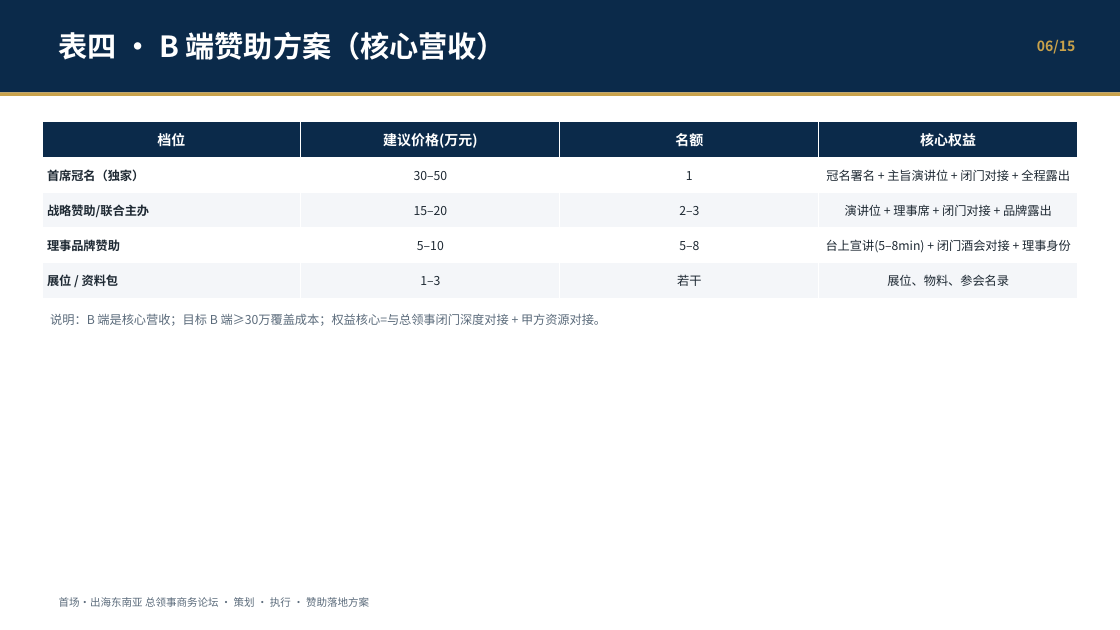
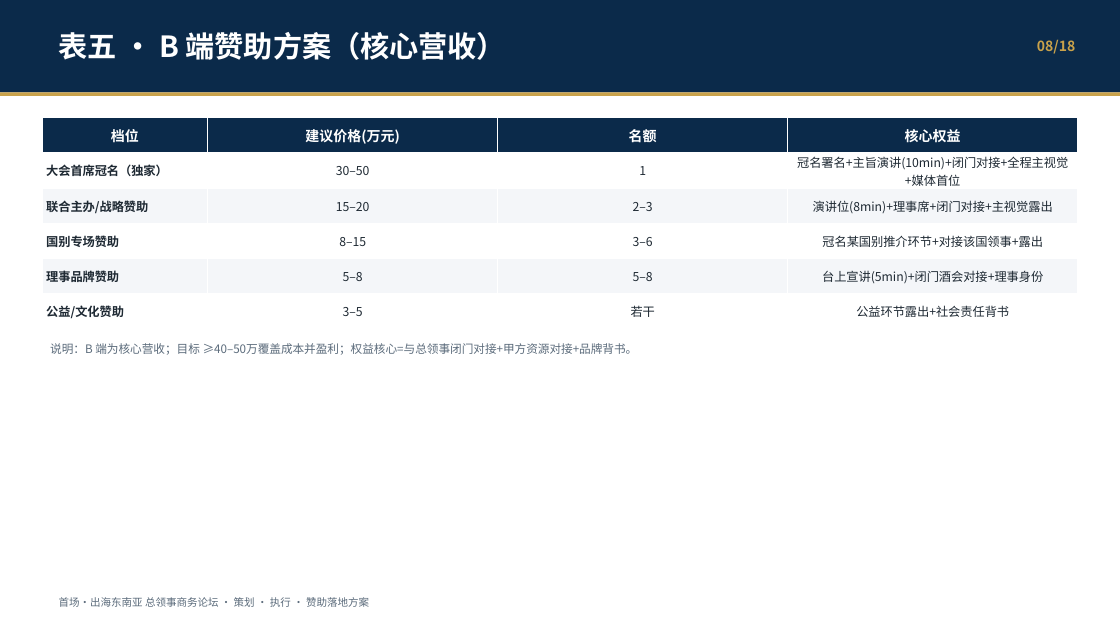
Before and after one commit to hujigang2010-maker/AIDEN, a slide deck: slide 12 of output/首场出海论坛-策划执行与赞助落地.pptx (slide 10 before the commit). Drawn at 1120x630 pixels with LibreOffice and Linux fonts; fonts in the diff are those of the drawing. Boxes give left, top, right and bottom in pixels: in the first picture for what was removed or moved away, otherwise in the second. Text is boxed around its words. In the diff, an @@ line names an element or a change of style, - is before the commit and + after.

```diff
--- a/output/首场出海论坛-策划执行与赞助落地.pptx
+++ b/output/首场出海论坛-策划执行与赞助落地.pptx
@@ text at [59,32,506,60]: text changed @@
-表四 · B 端赞助方案（核心营收）
+表五 · B 端赞助方案（核心营收）
@@ text at [1037,39,1075,54]: text changed @@
-06/15
+08/18
@@ table at [42,118,1077,329] @@
-row 2: 首席冠名（独家） | 30–50 | 1 | 冠名署名 + 主旨演讲位 + 闭门对接 + 全程露出
-row 3: 战略赞助/联合主办 | 15–20 | 2–3 | 演讲位 + 理事席 + 闭门对接 + 品牌露出
-row 4: 理事品牌赞助 | 5–10 | 5–8 | 台上宣讲(5–8min) + 闭门酒会对接 + 理事身份
-row 5: 展位 / 资料包 | 1–3 | 若干 | 展位、物料、参会名录
+row 2: 大会首席冠名（独家） | 30–50 | 1 | 冠名署名+主旨演讲(10min)+闭门对接+全程主视觉+媒体首位
+row 3: 联合主办/战略赞助 | 15–20 | 2–3 | 演讲位(8min)+理事席+闭门对接+主视觉露出
+row 4: 国别专场赞助 | 8–15 | 3–6 | 冠名某国别推介环节+对接该国领事+露出
+row 5: 理事品牌赞助 | 5–8 | 5–8 | 台上宣讲(5min)+闭门酒会对接+理事身份
+row 6: 公益/文化赞助 | 3–5 | 若干 | 公益环节露出+社会责任背书
@@ table: place and size @@
-table at [42,122,1077,298]
+table at [42,118,1077,329]
@@ text at [50,343,638,355]: text changed; size 10.5 to 10 pt @@
-说明：B 端是核心营收；目标 B 端≥30万覆盖成本；权益核心=与总领事闭门深度对接 + 甲方资源对接。
+说明：B 端为核心营收；目标 ≥40–50万覆盖成本并盈利；权益核心=与总领事闭门对接+甲方资源对接+品牌背书。
```
Also in this commit, not shown: 19 other slides changed, 3 slides added, 5 other files.
